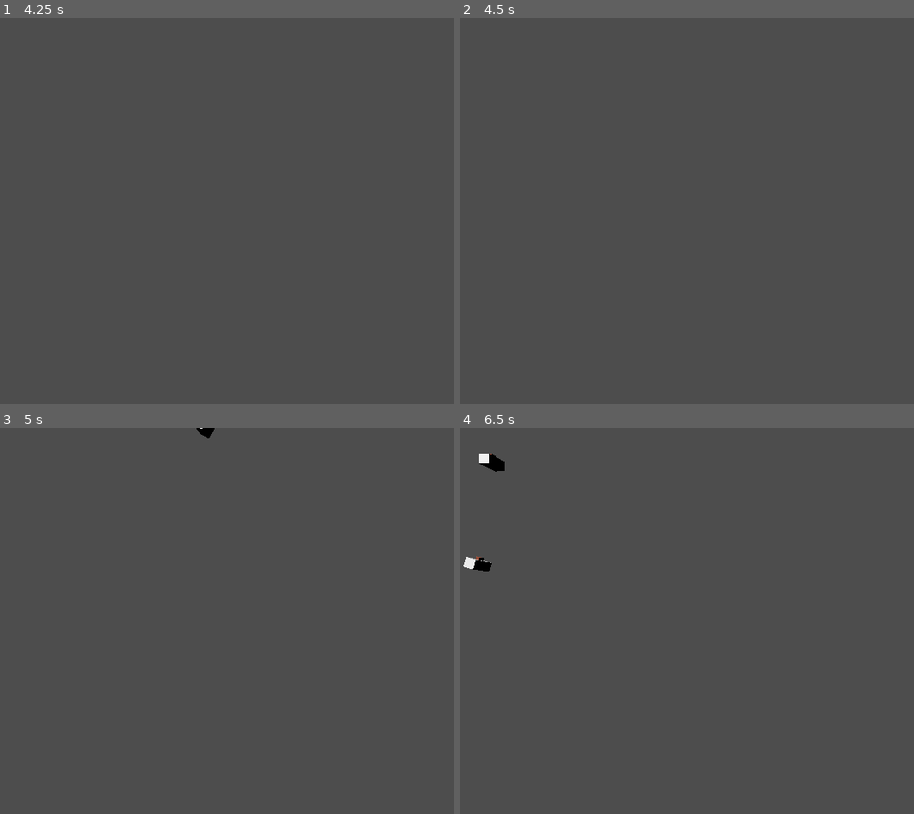
Above: before the commit, frames 1-4 (two rows, left to right).
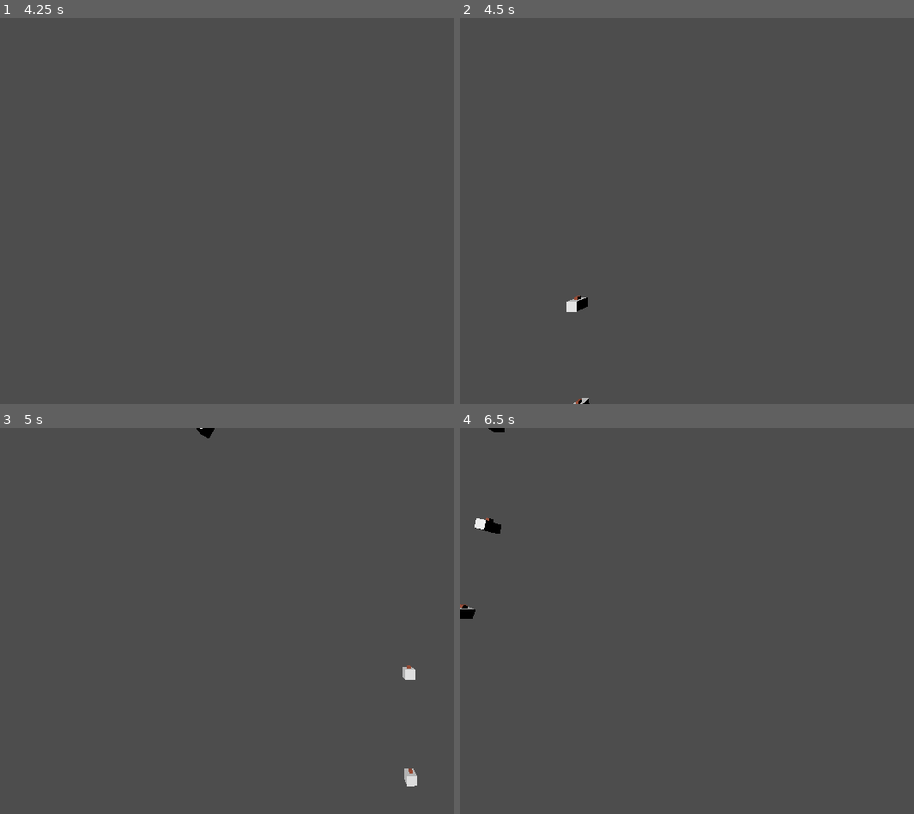
Above: after the commit, the same moments.

Repository: mulboor/kruispuntsimulatie
Game: Godot game, scene res://scenes/spaces/main.tscn
Same seed, same stepped clock (60 frames per second), same inputs: the game is played once before the commit and once after it.
Inputs:
- Up to frame 1 (4.25 s): tap Enter at 0.5, 2, 3.5 s; hold D (move_right) 0.53-1.28 s; tap Space (move_up) at 1.25, 2.75 s; hold S (move_backwards) 1.28-2.03 s; hold D (move_right) 2.03-2.78 s; hold W (move_forward) 2.78-3.53 s; hold A (move_left) from 3.53 s (still down)
- Up to frame 2 (4.5 s): keep holding A (move_left); tap Space (move_up) at 4.25 s
- Up to frame 3 (5 s): keep holding A (move_left)
- Up to frame 4 (6.5 s): release A (move_left) at 5.03 s; hold S (move_backwards) 5.03-5.78 s; hold D (move_right) from 5.78 s (still down)

Frame 1 is identical in both runs. In frame 2, 0.2% of the frame differs, in the area x 23-29%, y 71-100%; in frame 3, 0.2%; in frame 4, 0.7%, in the area x 0-10%, y 0-50%.
Error after the commit: Parse Error: Identifier "area" not declared in the current scope. (res://scripts/visioncone.gd:10)

Commit message:
bezig

Diff:
--- a/scenes/components/car.tscn
+++ b/scenes/components/car.tscn
@@ -58,5 +58,6 @@
 
 [node name="CSGBox3D" type="CSGBox3D" parent="Carbody/CollisionShape3D"]
 
-[node name="Visioncone" parent="." instance=ExtResource("6_xosei")]
-transform = Transform3D(1, 0, 0, 0, 1, 0, 0, 0, 1, 0, 0, -5.96172)
+[node name="Visioncone" parent="." node_paths=PackedStringArray("parent") instance=ExtResource("6_xosei")]
+transform = Transform3D(1, 0, 0, 0, 1, 0, 0, 0, 1, 0, 0, -5.85066)
+parent = NodePath("..")
--- a/scenes/components/visioncone.tscn
+++ b/scenes/components/visioncone.tscn
@@ -17,7 +17,7 @@
 visible = false
 
 [node name="CollisionShape3D" type="CollisionShape3D" parent="Visionarea"]
-transform = Transform3D(5, 0, 0, 0, -2.18557e-07, -5, 0, 5, -2.18557e-07, 0, 0, 0)
+transform = Transform3D(10, 0, 0, 0, -4.37114e-07, -10, 0, 10, -4.37114e-07, 0, 0, -5)
 shape = SubResource("ConvexPolygonShape3D_ry4ud")
 
 [node name="RayCast3D" type="RayCast3D" parent="."]
--- a/scenes/spaces/main.tscn
+++ b/scenes/spaces/main.tscn
@@ -55,7 +55,7 @@
 [node name="Spawners" type="Node" parent="." node_paths=PackedStringArray("car_spawners")]
 script = ExtResource("1_whyfp")
 car_spawners = [NodePath("Spawner A"), NodePath("Spawner B")]
-total_upm = 40.0
+total_upm = 80.0
 car_percentage = 100.0
 car_percentage_per_spawner = Array[float]([40.0, 60.0])
 
@@ -85,13 +85,10 @@
 
 [node name="GlobalRoadUserStats" type="Node" parent="."]
 script = ExtResource("1_xpqr5")
-max_speed = 0.07
+max_speed = 0.14
 accel = 0.02
 deccel = 0.07
-visibility = 40.0
-reaction_time = 1.0
-reaction_time_deviation = 0.3
-stopping_distance_multiplier = 50.0
+visibility = 10.0
 
 [node name="Camera3D" type="Camera3D" parent="."]
 transform = Transform3D(1, 0, 0, 0, -4.37114e-08, 1, 0, -1, -4.37114e-08, 0, 11.816, 4.642)
@@ -104,7 +101,7 @@
 light_energy = 3.292
 
 [node name="TrafficSignal" type="Area3D" parent="."]
-transform = Transform3D(1, 0, 0, 0, 1, 0, 0, 0, 1, 51.3596, 0.451355, 8.0097)
+transform = Transform3D(1, 0, 0, 0, 1, 0, 0, 0, 1, 7.1078, 0.451355, 0.0200429)
 script = ExtResource("4_sv8g1")
 stop_for_signal = true
 metadata/_edit_group_ = true
--- a/scripts/general_road_user_stats.gd
+++ b/scripts/general_road_user_stats.gd
@@ -13,5 +13,3 @@
 @export var visibility_deviation: float
 @export var reaction_time: float
 @export var reaction_time_deviation: float
-@export var stopping_distance_multiplier: float
-@export var stopping_distance_deviation: float
--- a/scripts/road_user_spawner.gd
+++ b/scripts/road_user_spawner.gd
@@ -49,6 +49,5 @@
 	inst_user.deccel = maxf(randfn(general_user_stats.deccel, general_user_stats.deccel_deviation), 0.0)
 	inst_user.visibility = maxf(randfn(general_user_stats.visibility, general_user_stats.visibility_deviation), 0.0)
 	inst_user.reaction_time = maxf(randfn(general_user_stats.reaction_time, general_user_stats.reaction_time_deviation), 0.0)
-	inst_user.stopping_distance_multiplier= maxf(randfn(general_user_stats.stopping_distance_multiplier, general_user_stats.stopping_distance_deviation), 0.0)
 	inst_user.path_follow = current_path_follow
 	add_child(inst_user)
--- a/scripts/road_user_vars.gd
+++ b/scripts/road_user_vars.gd
@@ -10,7 +10,6 @@
 @export_category("Cognition")
 @export var visibility: float
 @export var reaction_time: float
-@export var stopping_distance_multiplier: float
 
 @export_category("Position guide")
 @export var path_follow: SelfDeletingPathFollow3D
--- a/scripts/states/accelerate.gd
+++ b/scripts/states/accelerate.gd
@@ -6,8 +6,6 @@
 @onready var stopping_distance: float
 
 @onready var obstacle_spotted: float
-
-@onready var brake: bool
 
 func enter() -> void:
 	init_state()
@@ -24,36 +22,23 @@
 	user_vars.path_follow.progress += user_vars.current_speed
 	set_position_to(user_vars.path_follow.global_position, user_vars.path_follow.global_rotation)
 
-	# Laat de reactietijd aflopen bij een gevaarlijke situatie
+	# Rem wanneer een obstakel te dichtbij is
 	if obstacle_spotted:
-		current_reaction_time -= _delta
-	else:
-		current_reaction_time = user_vars.reaction_time
-
-	# Rem af als de reactietijd is verlopen na een gevaarlijke situatie en als het obstakel te dichtbij is
-	if current_reaction_time <= 0 && obstacle_spotted && distance_to_obstacle <= 16:
-		Transitioned.emit(self, "brake")
-		print("braking")
+		count_down_to_brake(_delta)
 
 	# Verwijder deze weggebruiker als het pad voltooid is
 	if user_vars.path_follow.progress_ratio >= 1:
 		user_vars.queue_free()
 
-	print("Brake distance: ", calc_brake_distance(user_vars.current_speed, user_vars.deccel))
-
 func on_vis_ray_hit(object_hit: Node, distance: float) -> void:
-	if distance <= user_vars.visibility:
+	if distance < user_vars.visibility:
 		obstacle_spotted = true
 	else:
 		obstacle_spotted = false
-	distance_to_obstacle = distance
-	print("Object distance: ", distance)
+	print("Obstacle spotted: ", obstacle_spotted)
 
-func calc_brake_distance(init_velocity: float, brake_force: float) -> float:
-	var delta_ticks: float = init_velocity / brake_force
+func count_down_to_brake(_delta: float) -> void:
+	current_reaction_time -= _delta
 
-	var brake_distance: float
-	for i in range(delta_ticks):
-		brake_distance += init_velocity
-		init_velocity -= brake_force
-	return maxf(brake_distance * user_vars.stopping_distance_multiplier, 0)
+	if current_reaction_time <= 0:
+		Transitioned.emit(self, "brake")
--- a/scripts/states/brake.gd
+++ b/scripts/states/brake.gd
@@ -26,7 +26,6 @@
 	if is_instance_valid(user_vars.path_follow):
 		user_vars.path_follow.progress += user_vars.current_speed
 		set_position_to(user_vars.path_follow.global_position, user_vars.path_follow.global_rotation)
-		print("dikke lul")
 
 	# Verander naar sweep als self in een verkeersignaal staat en stilstaat
 	if start_sweep():
--- a/scripts/states/path_follow_state.gd
+++ b/scripts/states/path_follow_state.gd
@@ -21,7 +21,6 @@
 
 	visioncone.non_ground_hit.connect(on_vis_non_ground_hit)
 	visioncone.no_hits.connect(on_vis_no_hits)
-	visioncone.area_hit.connect(on_vis_area_hit)
 	visioncone.ray_hit.connect(on_vis_ray_hit)
 
 func on_body_entered(body: Node) -> void:
@@ -34,11 +33,8 @@
 func on_vis_no_hits() -> void:
 	pass
 
-func on_vis_area_hit(area: Node, distance: float) -> void:
-	print("Gezien")
-
 func on_vis_ray_hit(object_hit: Node, distance: float) -> void:
-	print("Gezien")
+	pass
 
 func set_position_to(pos: Vector3, rot: Vector3) -> void:
 	user_vars.global_position.z = pos.z
--- a/scripts/visioncone.gd
+++ b/scripts/visioncone.gd
@@ -1,15 +1,10 @@
 extends Node3D
 class_name VisionCone
 
-@onready var rays: Array[RayCast3D]
-@onready var area: Area3D = $Visionarea
-
-@onready var ray_hits: bool
-
-signal non_ground_hit(object_hit: Node, object_distance: float)
-signal area_hit(area_hit: Node, area_distance: float)
-signal ray_hit(object_hit: CollisionObject3D, object_distance: float)
-signal no_hits
+@export_category("Ray cone")
+@export var ray_cone_angle: float
+@export var angle_between_rays: float
+@export_category("Collision shape")
 
 func _ready() -> void:
 	area.monitoring = true
@@ -18,25 +13,16 @@
 		if child is RayCast3D:
 			rays.append(child)
 
+	print("Rays: ", rays)
+
 func _physics_process(delta: float) -> void:
 	# Detecteer andere weggebruikers met de grote cone
 	var overlapped_bodies: Array[Node3D] = area.get_overlapping_bodies()
 	for body in overlapped_bodies:
 		if body.name != "Ground":
-			var distance: float = global_position.distance_to(body.position)
+			var distance: float = parent.global_position.distance_to(body.position)
 			non_ground_hit.emit(body, distance)
 			break
-
-	# Detecteer verkeerstekens met de grote cone
-	var overlapped_areas: Array[Area3D] = area.get_overlapping_areas()
-	print(overlapped_areas)
-	for area in overlapped_areas:
-		if area is TrafficSignal && area.name != "Visionarea":
-			var traffic_signal: TrafficSignal = area
-			var distance: float = global_position.distance_to(area.position)
-			if traffic_signal.stop_for_signal:
-				area_hit.emit(area, distance)
-				break
 
 	# Als er geen verkeerstekens en andere weggebruikers in grote cone zitten
 	if no_significant_hits(overlapped_bodies):
@@ -45,19 +31,12 @@
 
 	# Check de rays voor een hit
 	for ray in rays:
-		print("Collider: ", ray.get_collider())
-		if ray.is_colliding() && ray.get_collider() != null:
-			ray_hit.emit(ray.get_collider(), global_position.distance_to(ray.get_collider().position))
-			print("gezien")
+		if ray.get_collider() != null && ray.is_colliding():
+			ray_hit.emit(ray.get_collider(), parent.global_position.distance_to(ray.get_collider().position))
+			break
 
 func sweep() -> void:
 	pass
-
-func check_rays_hit(rays: Array[RayCast3D]) -> void:
-	for ray in rays:
-		if ray.is_colliding() && ray.get_collider() != null:
-			ray_hit.emit(ray.get_collider(), global_position.distance_to(ray.get_collider().position))
-			break
 
 # Returns true als alleen de grond wordt geraakt
 func no_significant_hits(bodies: Array[Node3D]) -> bool:
